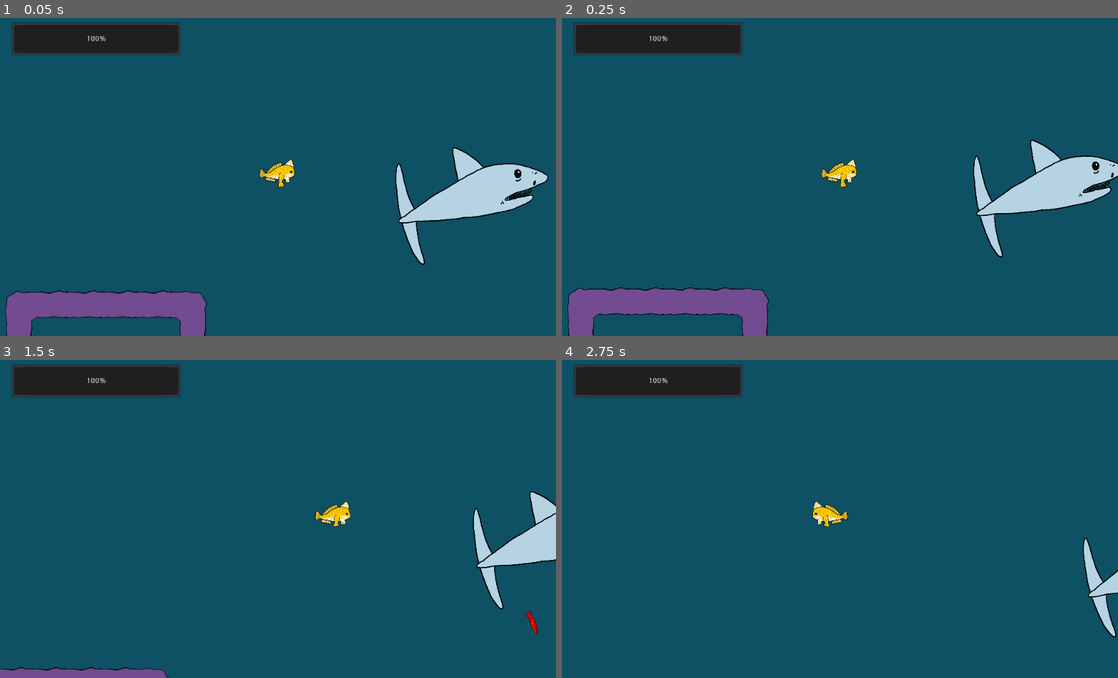
Above: before the commit, frames 1-4 (two rows, left to right).
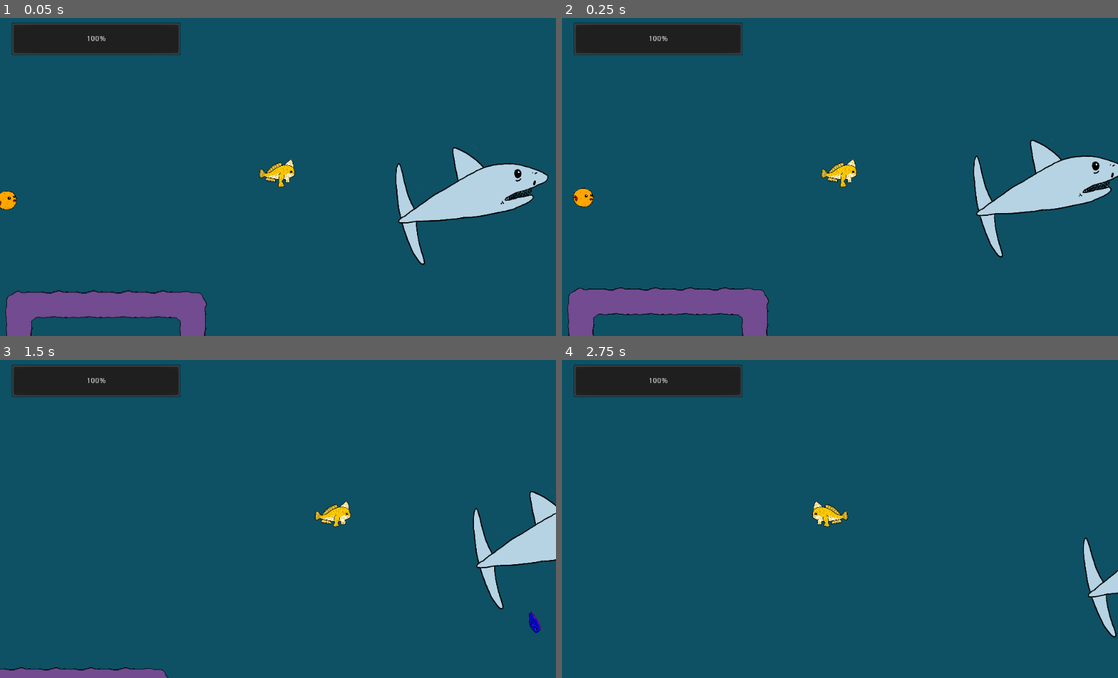
Above: after the commit, the same moments.

Repository: Silver-Ink/Abyzzes-Pixel-Jam
Game: Godot game, scene res://scenes/main.tscn
The game is run twice, just before and just after one commit, with the same random seed, the same clock (stepped at 60 frames per second) and the same inputs.
Inputs (mouse positions are in pixels of both pictures, inside the frame that each line leads up to):
- Up to frame 1 (0.05 s): no input
- Up to frame 2 (0.25 s): no input
- Up to frame 3 (1.5 s): move the mouse to (400, 499) at 0.52 s; hold Space (jump) 0.53-1.28 s; hold D (move-right) from 0.53 s (still down); click (400, 499) at 0.6 s; move the mouse to (166, 531) at 1.27 s; tap Space (jump) at 1.35 s
- Up to frame 4 (2.75 s): tap Space (jump) at 1.52, 1.82 s; click (728, 531) at 1.55 s; move the mouse to (895, 442) at 2.02 s; release D (move-right) at 2.03 s; hold Q (move-left) from 2.03 s (still down); hold Space (jump) from 2.03 s (still down); click (895, 442) at 2.1 s

The runs differ from the first frame. In frame 1, 0.2% of the frame differs, in the area x 0-3%, y 54-61%; in frame 2, 0.2%, in the area x 1-6%, y 53-60%; in frame 3, 0.1%; in frame 4, nothing differs.

Commit message:
minor fixes

Diff:
--- a/scenes/fish.tscn
+++ b/scenes/fish.tscn
@@ -1,9 +1,10 @@
-[gd_scene load_steps=15 format=2]
+[gd_scene load_steps=16 format=2]
 
 [ext_resource path="res://images/poisson_bleu.png" type="Texture" id=1]
 [ext_resource path="res://scripts/fish.gd" type="Script" id=2]
 [ext_resource path="res://images/poisson_rouge.png" type="Texture" id=3]
 [ext_resource path="res://images/poisson_lanterne.png" type="Texture" id=4]
+[ext_resource path="res://art/poisson_fugus.png" type="Texture" id=5]
 
 [sub_resource type="CapsuleShape2D" id=1]
 radius = 16.0
@@ -56,6 +57,11 @@
 "name": "bleu",
 "speed": 4.0
 }, {
+"frames": [ ExtResource( 5 ) ],
+"loop": true,
+"name": "fugus",
+"speed": 5.0
+}, {
 "frames": [ SubResource( 8 ), SubResource( 9 ), SubResource( 10 ) ],
 "loop": true,
 "name": "lanterne",
@@ -76,6 +82,5 @@
 [node name="AnimatedSprite" type="AnimatedSprite" parent="."]
 scale = Vector2( 0.1, 0.1 )
 frames = SubResource( 7 )
-animation = "lanterne"
-frame = 2
+animation = "fugus"
 playing = true
--- a/scenes/main.tscn
+++ b/scenes/main.tscn
@@ -5,8 +5,7 @@
 [ext_resource path="res://scenes/algue.tscn" type="PackedScene" id=3]
 [ext_resource path="res://scenes/tilemap.tscn" type="PackedScene" id=4]
 [ext_resource path="res://scenes/path.tscn" type="PackedScene" id=5]
-[ext_resource path="res://scenes/fugus.tscn" type="PackedScene" id=6]
-
+[ext_resource path="res://scripts/path.gd" type="Script" id=6]
 
 [node name="main" type="Node2D"]
 script = ExtResource( 1 )
@@ -22,20 +21,21 @@
 
 [node name="algue" parent="TileMap/algues" instance=ExtResource( 3 )]
 position = Vector2( -175, 603 )
+frame = 1
 offset = Vector2( 102, -88 )
 
 [node name="algue2" parent="TileMap/algues" instance=ExtResource( 3 )]
 position = Vector2( -558, 508 )
+frame = 1
 
 [node name="path shark" parent="TileMap" instance=ExtResource( 2 )]
 position = Vector2( 45, -34 )
 scale = Vector2( 1, 1.22222 )
 
+[node name="path fugus" parent="TileMap" instance=ExtResource( 5 )]
+position = Vector2( -58, 69 )
+script = ExtResource( 6 )
+poisson_type = 3
 
-[node name="fugus" parent="TileMap" instance=ExtResource( 6 )]
-position = Vector2( 1596, 230 )
-
-
-[node name="path" parent="." instance=ExtResource( 5 )]
+[node name="path bleu" parent="." instance=ExtResource( 5 )]
 position = Vector2( 371, 94 )
-poisson_type = 1
--- a/scenes/player.tscn
+++ b/scenes/player.tscn
@@ -58,7 +58,7 @@
 z_index = 2
 frames = SubResource( 1 )
 animation = "walk"
-frame = 2
+frame = 1
 playing = true
 
 [node name="CollisionShape2D" type="CollisionShape2D" parent="."]
--- a/scripts/fish.gd
+++ b/scripts/fish.gd
@@ -2,7 +2,8 @@
 enum poisson{
 	bleu,
 	rouge,
-	lanterne
+	lanterne,
+	fugus
 }
 
 export(poisson) var poisson_type
--- a/scripts/path.gd
+++ b/scripts/path.gd
@@ -11,7 +11,8 @@
 enum poisson{
 	bleu,
 	rouge,
-	lanterne
+	lanterne,
+	fugus
 }
 
 export(itineraire) var forme
--- a/scripts/player.gd
+++ b/scripts/player.gd
@@ -3,13 +3,14 @@
 enum poisson{
 	bleu,
 	rouge,
-	lanterne
+	lanterne,
+	fugus
 }
 
 var enduranceMAX = 200
 var endurance = enduranceMAX
 var starting_point
-
+var gonfle = 0
 const GRAVITY = 3
 
 const WALK_SPEED = 200
@@ -34,76 +35,77 @@
 
 
 func _physics_process(delta):
+	if gonfle == 0:
+		#La gravité
+		if (!is_on_floor()):
+			velocity.y += GRAVITY
+		if (velocity.y > MAX_GRAVITY):
+			velocity.y = MAX_GRAVITY
 
-	#La gravité
-	if (!is_on_floor()):
-		velocity.y += GRAVITY
-	if (velocity.y > MAX_GRAVITY):
-		velocity.y = MAX_GRAVITY
+		#Les mouvements du joueur
+		if Input.is_action_pressed("move-left"):
+			velocity.x = -WALK_SPEED
+		elif Input.is_action_pressed("move-right"):
+			velocity.x =  WALK_SPEED
+		velocity.x *= FRICTION
+		if velocity.y < 0:
+			velocity.y *= FRICTION
 
-	#Les mouvements du joueur
-	if Input.is_action_pressed("move-left"):
-		velocity.x = -WALK_SPEED
-	elif Input.is_action_pressed("move-right"):
-		velocity.x =  WALK_SPEED
-	velocity.x *= FRICTION
-	if velocity.y < 0:
-		velocity.y *= FRICTION
+		if Input.is_action_pressed("jump"):
+			if jump == 1:
+				velocity.y = -JUMP_FORCE
+				jump = 0
+				$Jump.start()
 
-	if Input.is_action_pressed("jump"):
-		if jump == 1:
-			velocity.y = -JUMP_FORCE
-			jump = 0
-			$Jump.start()
+		if Input.is_action_just_pressed("dash"):
+			dash_charging = true
 
-	if Input.is_action_just_pressed("dash"):
-		dash_charging = true
+		if Input.is_action_just_released("dash"):
+			dash_charging = false
+			dash(dash_charge)
+			dash_charge = 0
 
-	if Input.is_action_just_released("dash"):
-		dash_charging = false
-		dash(dash_charge)
-		dash_charge = 0
+		if dash_charging:
+			if endurance > 0:
+				dash_charge += 10 * DASH_CHARGING_SPEED
+				endurance -= DASH_CHARGING_SPEED
+		else:
+			if is_on_floor():
+				endurance += 3
+			else:
+				endurance += 1
+			if endurance > enduranceMAX:
+				endurance = enduranceMAX
 
-	if dash_charging:
-		if endurance > 0:
-			dash_charge += 10 * DASH_CHARGING_SPEED
-			endurance -= DASH_CHARGING_SPEED
-	else:
+		#Les animations
 		if is_on_floor():
-			endurance += 3
+			$AnimatedSprite.animation = "walk"
 		else:
-			endurance += 1
-		if endurance > enduranceMAX:
-			endurance = enduranceMAX
-
-	#Les animations
-	if is_on_floor():
-		$AnimatedSprite.animation = "walk"
-	else:
-		$AnimatedSprite.animation = "swim"
-	if velocity.x != 0:
-		$AnimatedSprite.flip_h = velocity.x < 0
+			$AnimatedSprite.animation = "swim"
+		if velocity.x != 0:
+			$AnimatedSprite.flip_h = velocity.x < 0
 
 
-	#La compilation de tout dans move_and_slide
+		#La compilation de tout dans move_and_slide
 
-	move_and_slide(velocity, Vector2(0,-1))
-	var collision = get_last_slide_collision()
-	if (collision != null):
-		var normal = collision.get_normal()
-		if normal.y != -1:
-			normal.y *= -1
-			if normal.x > 0:
-				normal.x *= -1
-			velocity *= normal
+		move_and_slide(velocity, Vector2(0,-1))
+		var collision = get_last_slide_collision()
+		if (collision != null):
+			var normal = collision.get_normal()
+			if normal.y != -1:
+				normal.y *= -1
+				if normal.x > 0:
+					normal.x *= -1
+				velocity *= normal
 
 
-	if is_on_floor():
-		if abs( velocity.x) <= 20:
-			$AnimatedSprite.stop()
-		else:
-			$AnimatedSprite.play("walk")
-
+		if is_on_floor():
+			if abs( velocity.x) <= 20:
+				$AnimatedSprite.stop()
+			else:
+				$AnimatedSprite.play("walk")
+	else:
+		print("true")
 
 
 func _on_Jump_timeout():
@@ -121,13 +123,10 @@
 			pass
 		poisson.lanterne:
 			pass
+		poisson.fugus:
+			print("gonflé")
+			gonfle = 1
+			$Gonfle.start()
 
 func _ready():
 	starting_point = position
-
-func gonfle():
-	velocity.y += 100
-	$Gonfle.start()
-
-func _on_Gonfle_timeout():
-	velocity.y += -100
